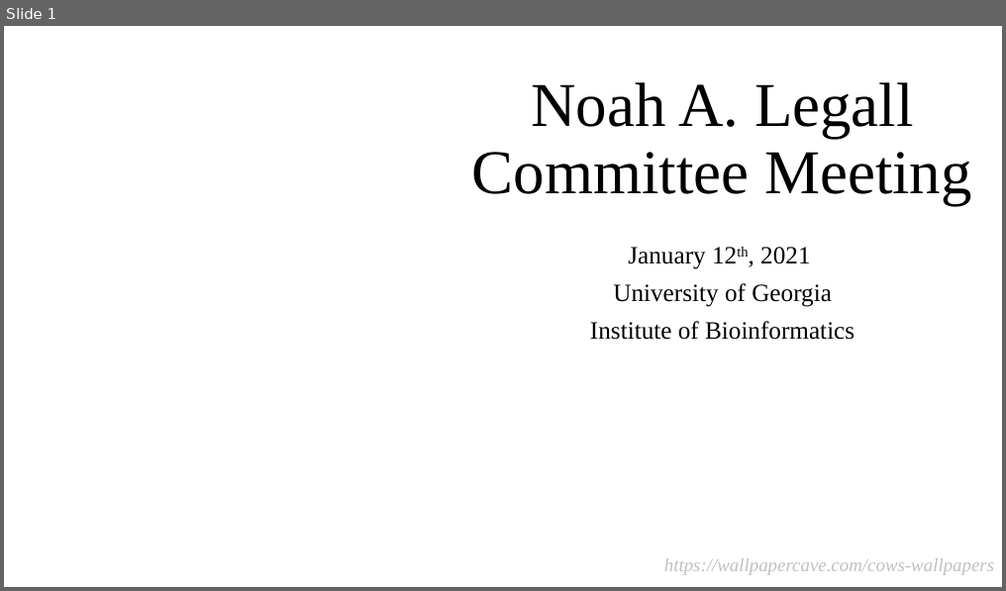
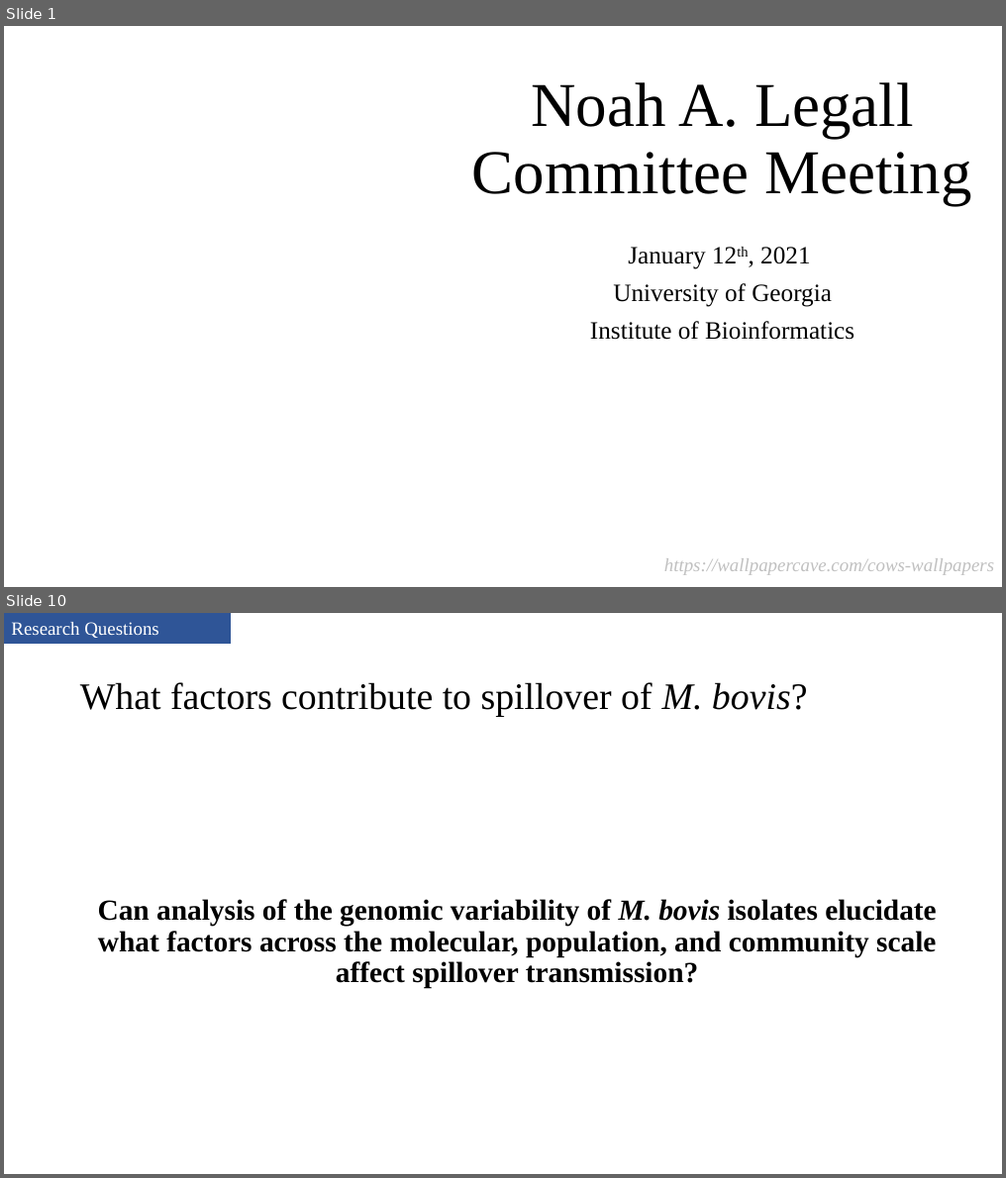
Before and after one commit to salvadorlab/Bovis-PangenomeOfReservoirs, a slide deck: Resources/2021_committeemeeting.pptx. Shown one above the other, each under a label of ours: slide 1 before the commit, slides 1 and 10 after it; the slides between them are not shown. The pictures are 1006x591 and 1006x1178 pixels, drawn with LibreOffice and Linux fonts; fonts in the diff are those of the drawing; background and template pictures are left out. Boxes give left, top, right and bottom in pixels: in the first picture for what was removed or moved away, otherwise in the second. Text is boxed around its words. In the diff, an @@ line names an element or a change of style, - is before the commit and + after.

```diff
--- a/Resources/2021_committeemeeting.pptx
+++ b/Resources/2021_committeemeeting.pptx
@@ slide 10 added at (4,613,1002,1174), background #FFFFFF @@
@@ rectangle added at (4,613,231,643), fill #2F5597, outline #2F5597 1 pt, 18 pt, text #FFFFFF @@
+Research Questions
@@ title added at (80,682,808,717), 36 pt, text #000000 @@
+What factors contribute to spillover of M. bovis?
@@ text added at (98,899,937,989), 28 pt, text #000000, bold @@
+Can analysis of the genomic variability of M. bovis isolates elucidate what factors across the molecular, population, and community scale affect spillover transmission?
```
Also in this commit, not shown: 13 slides changed, 7 other slides added, 5 slides removed, 2 other files.
